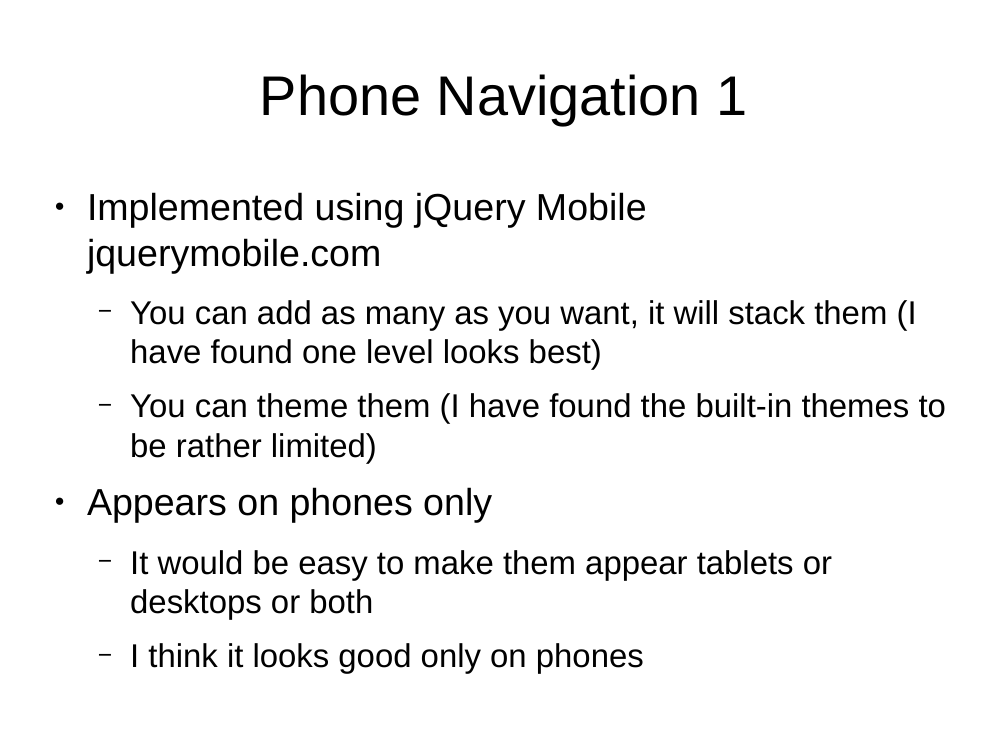
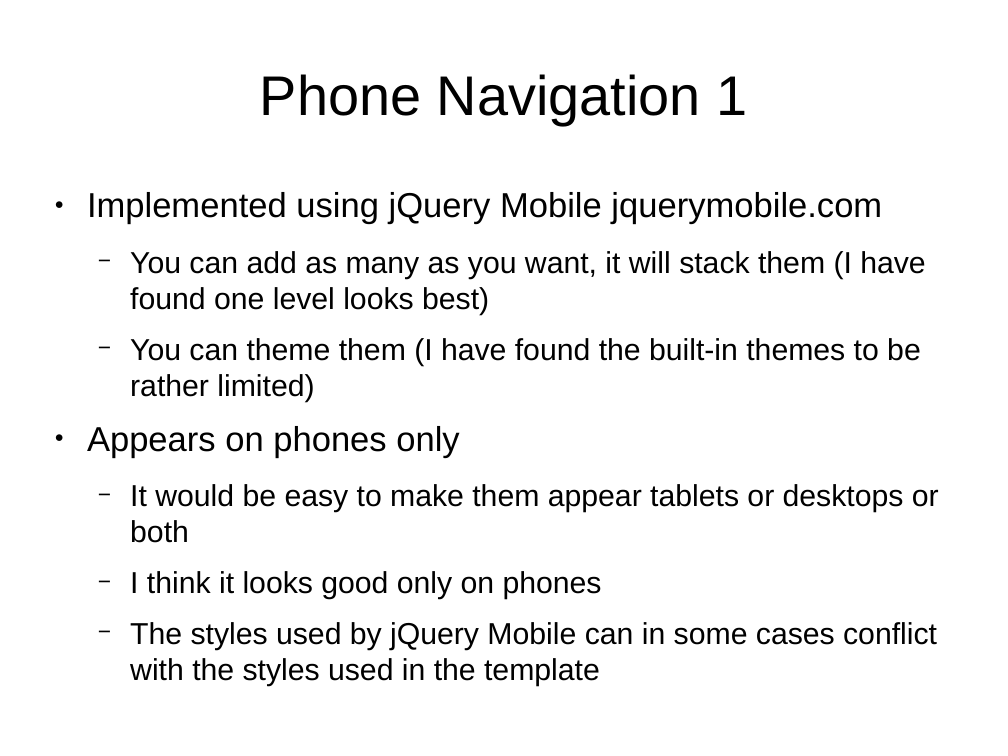
Before and after one commit to tomwhartung/jmws_accoutrements, a slide deck: slide 42 of presentations/2015_09-Joomla/Device_Detection-In_Protostar_and_Beez3.odp (slide 41 before the commit). Drawn at 1008x756 pixels with LibreOffice and Linux fonts; fonts in the diff are those of the drawing. Boxes give left, top, right and bottom in pixels: in the first picture for what was removed or moved away, otherwise in the second. Text is boxed around its words. In the diff, an @@ line names an element or a change of style, - is before the commit and + after.

```diff
--- a/presentations/2015_09-Joomla/Device_Detection-In_Protostar_and_Beez3.odp
+++ b/presentations/2015_09-Joomla/Device_Detection-In_Protostar_and_Beez3.odp
@@ text at [87, 192, 939, 599]: size 29.6 to 27.2 pt in "Implemented using jQuery Mobile jquerymobile.com", "Appears on phones only"; size 25.9 to 23.8 pt in "You can add as many as you ...", "You can theme them (I have found ...", "It would be easy to make them ...", "I think it looks good only on ..." @@
@@ text at [130, 622, 937, 686]: paragraph added @@
+  − The styles used by jQuery Mobile can in some cases conflict with the styles used in the template
```
Also in this commit, not shown: 15 other slides changed, 2 slides added, 1 slide removed.
